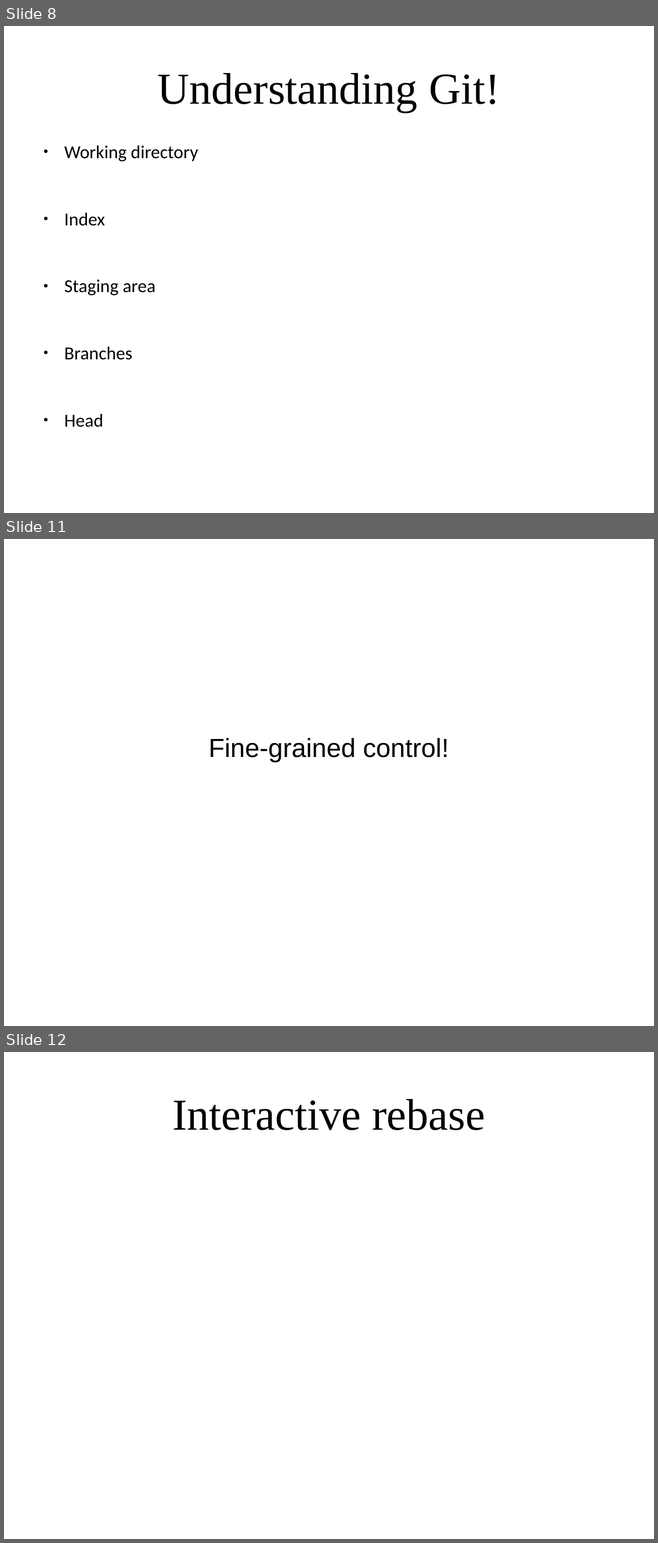
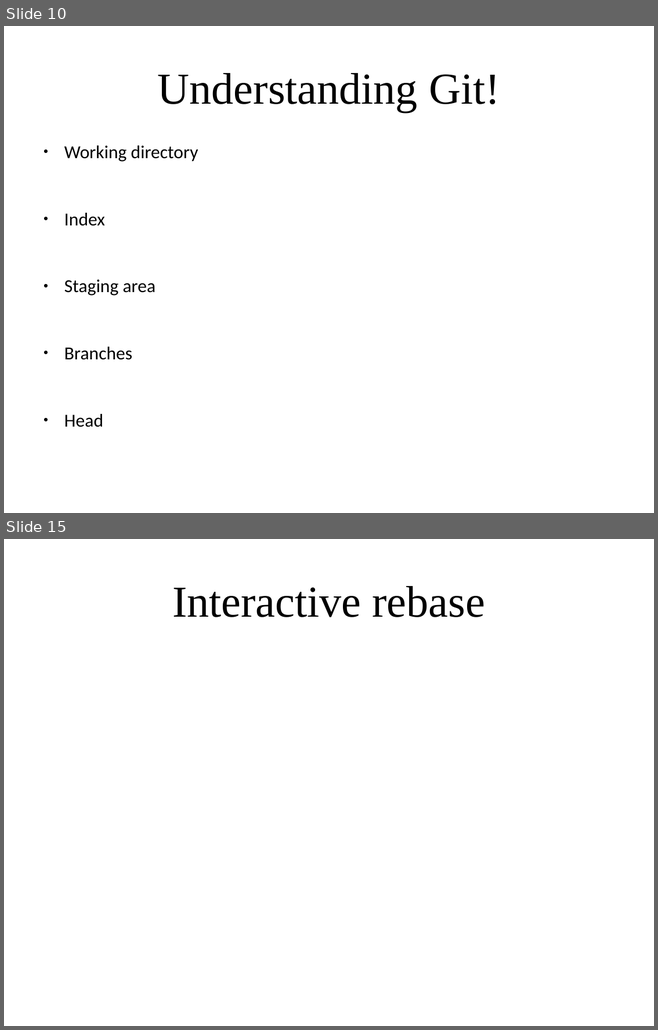
Before and after one commit to amueller/applied_ml_spring_2017, a slide deck: slides/aml-02-012317.odp. Shown one above the other, each under a label of ours: slides 8, 11 and 12 before the commit, slides 10 and 15 after it; the slides between them are not shown. The pictures are 658x1543 and 658x1030 pixels, drawn with LibreOffice and Linux fonts; fonts in the diff are those of the drawing. Boxes give left, top, right and bottom in pixels: in the first picture for what was removed or moved away, otherwise in the second. Text is boxed around its words. In the diff, an @@ line names an element or a change of style, - is before the commit and + after.

```diff
--- a/slides/aml-02-012317.odp
+++ b/slides/aml-02-012317.odp
@@ slide 11 removed at (x1=4, y1=539, x2=654, y2=1026), background #FFFFFF @@
@@ subtitle removed at (x1=209, y1=738, x2=449, y2=762) @@
-Fine-grained control!
@@ what was slide 8 is now slide 10 @@
@@ what was slide 12 is now slide 15 @@
```
Also in this commit, not shown: 4 slides changed, 5 slides added.
